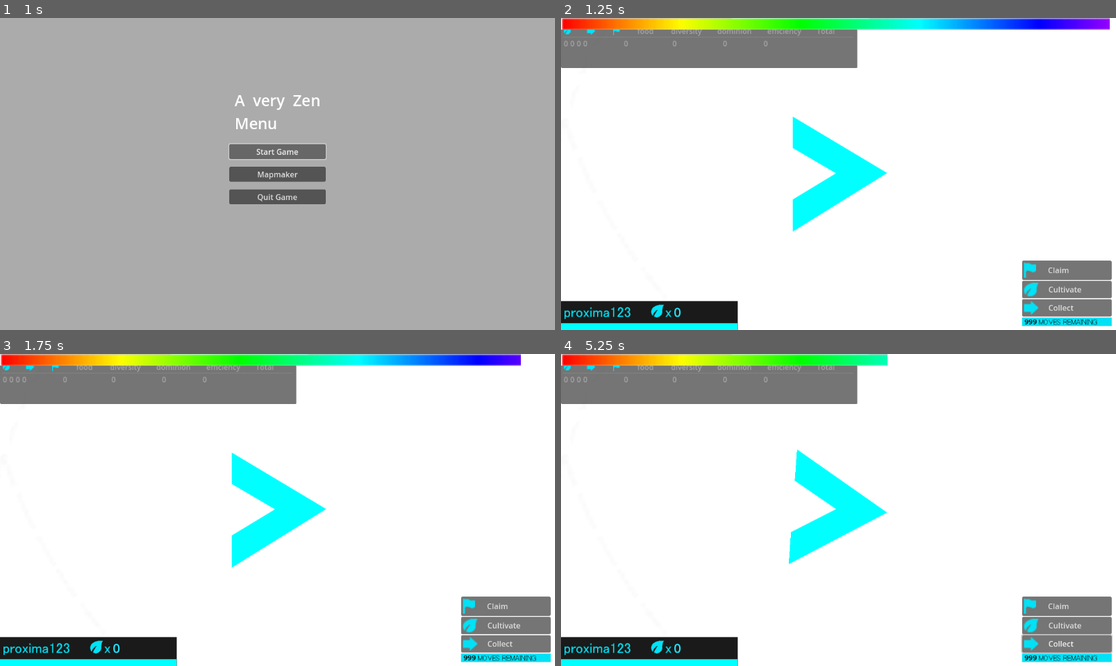
Above: before the commit, frames 1-4 (two rows, left to right).
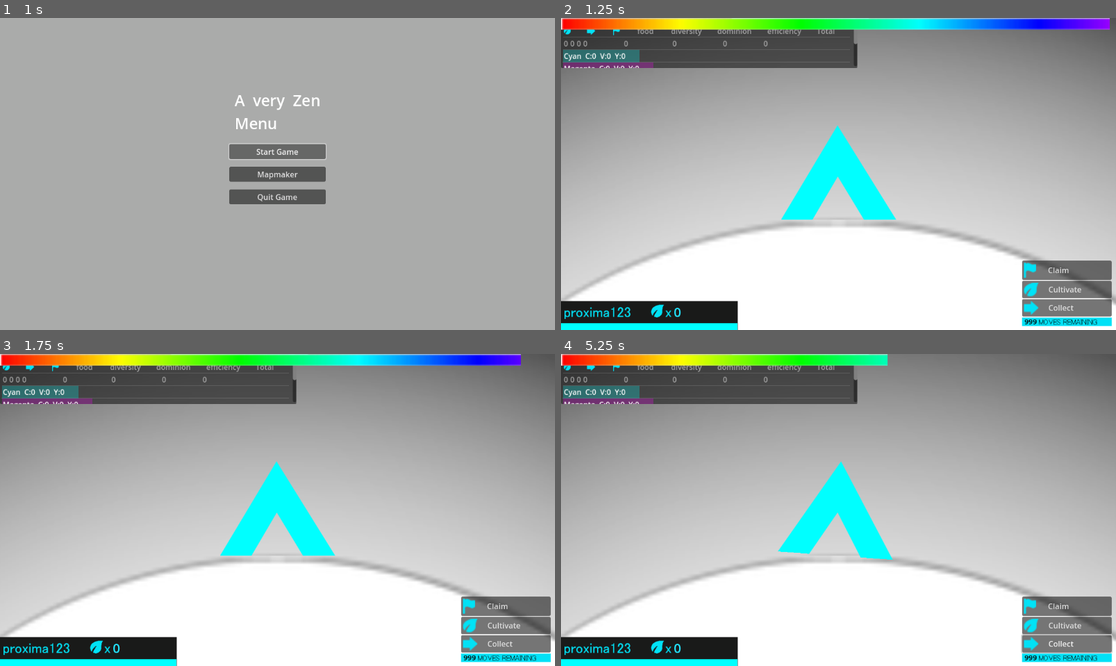
Above: after the commit, the same moments.

Repository: phyto99/Centauri
Game: Godot game, scene res://menu.tscn
Two runs of this game, one before a commit and one after it. Both use one fixed random seed, a clock stepped at 60 frames per second and the inputs below. Sound files missing from this copy of the repository are replaced by a short silence.
Inputs (mouse positions are in pixels of both pictures, inside the frame that each line leads up to):
- Up to frame 1 (1 s): click "Start Game" at 0.5 s
- Up to frame 2 (1.25 s): no input
- Up to frame 3 (1.75 s): tap Enter at 1.25 s; drag from (283, 510) to (333, 441) at 1.27 s
- Up to frame 4 (5.25 s): click "Claim" at 2 s; click "Cultivate" at 2.75 s; click "Collect" at 3.5 s; drag from (727, 525) to (838, 510) at 4.27 s; move the mouse to (894, 441) at 5.02 s; hold D (rotate_right) from 5.03 s (still down); tap 1 (claim) at 5.1 s; click (894, 441) at 5.17 s

Frame 1 is identical in both runs. In frame 2, 69% of the frame differs, in the area x 0-100%, y 0-93%; in frame 3, 69%; in frame 4, 70%.

Commit message:
feat(gameplay): per-team colors, leaderboard rows, correct actions
- Extend PlanetBuilder.team_colors to 7 entries matching player.gd;
  team_ids >=4 no longer wrap back to cyan
- Single source of truth: item_list and planet_tooltip read colors
  from planet.team_colors instead of their own stale arrays
- _input gates on camera-active player landed on *this* planet before
  acting; team_id locked at top of click handler, not mid-mutation
- ui._get_landed_planet returns active player's planet only, fixing
  claim/cultivate action being set on the wrong planet
- Black filled circles drawn in _draw between triangle fills and
  grid lines, sized from live texture data
- Triangles filtered to same-team cultivated cells only; colored by
  cell team; drawn before grid lines so lines render on top
- Glow color updates shader param directly (modulate alone had no
  effect due to shader overriding rgb channel)
- apply_team_color_to_stamp handles root-Sprite2D stamps (claim.tscn)
- Cultivate modulate uses Color(1,1,1,alpha); shader owns the rgb
- Leaderboard appends per-team rows after static header items;
  rebuilds on moves/yield/food signals
- planet_tooltip defers node_added check so spawned planets are in
  group before connection attempt
- spawn_players positions all players (existing + new) in one orbital
  ring, tail touching sun edge, nose pointing outward

Diff:
--- a/PlanetBuilder.gd
+++ b/PlanetBuilder.gd
@@ -51,6 +51,7 @@
 
 signal moves_updated(remaining)
 signal yield_updated(count)
+signal team_yield_updated(team_id: int, count: int)
 signal planet_hovered(planet: Node)
 signal planet_unhovered
 
@@ -384,35 +385,41 @@
 		var current_scale = calculate_current_scale()
 		var line_width = 8.0 * current_scale
 
-		# Draw lines for each cell
-		for key1 in grid.keys():
-			var pos1 = grid[key1]["cell"].position
-			for key2 in grid.keys():
-				if key1 != key2 and is_adjacent(grid[key1], grid[key2]):
-					var pos2 = grid[key2]["cell"].position
-
-					# Calculate midpoint between cells
-					var direction = (pos2 - pos1).normalized()
-					var distance = pos1.distance_to(pos2)
-					var half_distance = distance * 0.30
-
-					# Calculate start and end points for the line segment
-					var start_point = pos1 + (direction * half_distance)
-					var end_point = pos1 + (direction * (distance - half_distance))
-
-					# Draw the shortened line
-					draw_line(start_point, end_point, Color.WHITE, line_width)
-
-		# Draw triangles only for cultivated cell groups
+		# Draw triangles first so grid lines render on top
 		for triangle in triangles:
 			var points = PackedVector2Array([
 				grid[triangle[0]]["cell"].position,
 				grid[triangle[1]]["cell"].position,
 				grid[triangle[2]]["cell"].position
 			])
-			var alpha = clamp(0.5 * current_scale, 0.2, 0.5)  #Don't know what this does
-			# You can customize the triangle color here
-			draw_colored_polygon(points, Color(0, 1, 0.5, alpha))
+			var alpha = clamp(0.5 * current_scale, 0.2, 0.5)
+			var tri_team = grid[triangle[0]].get("team_id", team_id)
+			var tri_color = team_colors[tri_team % team_colors.size()]
+			draw_colored_polygon(points, Color(tri_color.r, tri_color.g, tri_color.b, alpha))
+
+		# Draw grid lines on top of triangles
+		for key1 in grid.keys():
+			var pos1 = grid[key1]["cell"].position
+			for key2 in grid.keys():
+				if key1 != key2 and is_adjacent(grid[key1], grid[key2]):
+					var pos2 = grid[key2]["cell"].position
+					var direction = (pos2 - pos1).normalized()
+					var distance = pos1.distance_to(pos2)
+					var half_distance = distance * 0.30
+					var start_point = pos1 + (direction * half_distance)
+					var end_point = pos1 + (direction * (distance - half_distance))
+					draw_line(start_point, end_point, Color.WHITE, line_width)
+
+		# Black filled circles — same size as lattice1 sprite, above lines, below cell sprites
+		var cell_radius := 0.0
+		for k in grid.keys():
+			var cn = grid[k]["cell"]
+			if cn is Sprite2D and cn.texture:
+				cell_radius = cn.texture.get_size().x * 0.5 * cn.scale.x
+				break
+		if cell_radius > 0.0:
+			for k in grid.keys():
+				draw_circle(grid[k]["cell"].position, cell_radius, Color.BLACK)
 
 		# Draw coordinates if needed
 		var font_size = 16.0 * current_scale
@@ -500,53 +507,77 @@
 			return true
 	return false
 
+func _get_active_landed_player() -> Node:
+	# Prefer the player whose camera is active
+	for ship in get_tree().get_nodes_in_group("players"):
+		if not is_instance_valid(ship):
+			continue
+		if ship.get("landed_planet") != self:
+			continue
+		var cam = ship.get_node_or_null("Camera2D")
+		if cam and cam.enabled:
+			return ship
+	# Fallback: any landed player
+	for ship in get_tree().get_nodes_in_group("players"):
+		if is_instance_valid(ship) and ship.get("landed_planet") == self:
+			return ship
+	return null
+
 func _input(event):
 	if editing_mode:
 		return
-	if not _has_landed_player():
+	# Only the camera-active player landing on THIS planet may act
+	var acting_player: Node = null
+	for ship in get_tree().get_nodes_in_group("players"):
+		if not is_instance_valid(ship):
+			continue
+		if ship.get("landed_planet") != self:
+			continue
+		var cam = ship.get_node_or_null("Camera2D")
+		if cam and cam.enabled:
+			acting_player = ship
+			break
+	if acting_player == null:
 		return
+
 	if event is InputEventMouseButton and event.pressed and event.button_index == MOUSE_BUTTON_LEFT:
 		var global_mouse_pos = get_global_mouse_position()
 		var local_mouse_pos = to_local(global_mouse_pos)
 
-		# Quick check if the click is within the collision shape's bounding box
 		var rect = Rect2(collision_shape.polygon[0], Vector2.ZERO)
 		for point in collision_shape.polygon:
 			rect = rect.expand(point)
-
 		if not rect.has_point(local_mouse_pos):
 			return
 
-		# Find the closest hex
 		var closest_hex = find_closest_hex(global_mouse_pos)
-
-		if closest_hex != "":
-			# Invalid move: cell already has the same state as current action
-			var current_cell_state = grid[closest_hex].get("state", CellState.UNCLAIMED)
-			if current_cell_state == current_action:
-				return
-
-			# Check if we have moves remaining
-			if moves_remaining <= 0:
-				return  # No moves left, exit the function
-
-			# Decrement moves remaining
-			moves_remaining -= 1
-			emit_signal("moves_updated", moves_remaining)
-
-			if not closest_hex in claimed_nodes:
-				claimed_nodes.append(closest_hex)
-
-			place_sprite_and_fill(Vector2(
-				float(closest_hex.split(",")[0]),
-				float(closest_hex.split(",")[1])
-			))
-
-			# Only check triangles if we're in cultivated mode
-			if current_action == CellState.CULTIVATED:
-				check_for_triangles()
-
-			queue_redraw()
+		if closest_hex == "":
+			return
+
+		var current_cell_state = grid[closest_hex].get("state", CellState.UNCLAIMED)
+		if current_cell_state == current_action:
+			return
+		if moves_remaining <= 0:
+			return
+
+		# Lock in team and action from the active player before any mutation
+		team_id = acting_player.team_id
+
+		moves_remaining -= 1
+		emit_signal("moves_updated", moves_remaining)
+
+		if not closest_hex in claimed_nodes:
+			claimed_nodes.append(closest_hex)
+
+		place_sprite_and_fill(Vector2(
+			float(closest_hex.split(",")[0]),
+			float(closest_hex.split(",")[1])
+		))
+
+		if current_action == CellState.CULTIVATED:
+			check_for_triangles()
+
+		queue_redraw()
 
 # Add point in polygon test function
 func is_point_in_polygon(point: Vector2, polygon: PackedVector2Array) -> bool:
@@ -580,6 +611,8 @@
 	animation_timer.start()
 
 var yield_count: int = 0
+var team_yield_counts: Dictionary = {}
+
 func _on_animation_timer_timeout():
 	var current_time = Time.get_ticks_msec() / 1000.0
 
@@ -602,15 +635,21 @@
 						# Animation completed a cycle, increment yield
 						yield_count += 1
 						emit_signal("yield_updated", yield_count)
+						var cell_team = cell_data.get("team_id", team_id)
+						team_yield_counts[cell_team] = team_yield_counts.get(cell_team, 0) + 1
+						emit_signal("team_yield_updated", cell_team, team_yield_counts[cell_team])
 
 					# Store current progress for next frame comparison
 					cell_data["last_progress"] = progress
 
-					# Apply team color to overlay sprite as well
-					var team_color = team_colors[cell_data.get("team_id", team_id) % team_colors.size()]
+					# Shader handles color; update param each frame in case team changed
+					var cell_team_id = cell_data.get("team_id", team_id)
+					var cell_team_color = team_colors[cell_team_id % team_colors.size()]
+					if overlay_sprite.material is ShaderMaterial:
+						overlay_sprite.material.set_shader_parameter("team_color", cell_team_color)
 					overlay_sprite.visible = true
 					overlay_sprite.scale = Vector2.ONE
-					overlay_sprite.modulate = Color(team_color.r, team_color.g, team_color.b, 0.7)
+					overlay_sprite.modulate = Color(1, 1, 1, 0.7)
 
 					# Animate main sprite (scale from 0% to 100% and reset)
 					var scale_factor = lerp(0.01, 1.0, progress)
@@ -623,10 +662,13 @@
 #var team_color = get_node("CameraController").team_color
 var team_id = 0  # Default team ID
 var team_colors = [
-	Color(0, 1, 1, 1),  # Cyan
-	Color(1, 0, 1, 1),  # Magenta
-	Color(1, 1, 0, 1),  # Yellow
-	Color(1, 0, 0, 1)   # Red
+	Color(0, 1, 1, 1),      # Cyan     (team 0)
+	Color(1, 0, 1, 1),      # Magenta  (team 1)
+	Color(0, 1, 0, 1),      # Lime     (team 2)
+	Color(1, 1, 0, 1),      # Yellow   (team 3)
+	Color(0, 0, 1, 1),      # Blue     (team 4)
+	Color(1, 0, 0, 1),      # Red      (team 5)
+	Color(0, 0.5, 0, 1),    # DkGreen  (team 6)
 ]
 func set_team_color(id):
 	team_id = id
@@ -666,14 +708,11 @@
 	if current_action == CellState.CULTIVATED:
 		var main_sprite = stamp.get_child(0)
 		var overlay_sprite = stamp.get_child(1)
-
-		# Use team color with transparency for cultivated state
-		var team_color = team_colors[team_id % team_colors.size()]
-		main_sprite.modulate = Color(team_color.r, team_color.g, team_color.b, 0.5)
+		# Shader handles RGB — modulate controls alpha only
+		main_sprite.modulate = Color(1, 1, 1, 0.5)
 		main_sprite.scale = Vector2.ONE * 0.01
-
 		overlay_sprite.visible = true
-		overlay_sprite.modulate = Color(team_color.r, team_color.g, team_color.b, 0.7)  # Apply team color here
+		overlay_sprite.modulate = Color(1, 1, 1, 0.7)
 		overlay_sprite.scale = Vector2.ONE
 
 		cell_data["animation_start_time"] = Time.get_ticks_msec() / 1000.0
@@ -698,31 +737,53 @@
 	# Only show glow if there are claimed (not cultivated) cells
 	glow_sprite.visible = has_claimed_cells
 
-	# Apply team color to glow sprite as well
 	if glow_sprite.visible:
-		glow_sprite.modulate = team_colors[team_id % team_colors.size()]
+		_set_glow_color(_get_dominant_claim_color())
+
+func _set_glow_color(color: Color) -> void:
+	glow_sprite.modulate = color
+	if glow_sprite.material is ShaderMaterial:
+		glow_sprite.material.set_shader_parameter("team_color", color)
+
+func _get_dominant_claim_color() -> Color:
+	var counts: Dictionary = {}
+	var first_team: int = -1
+	for key in claimed_nodes:
+		if not grid.has(key):
+			continue
+		var cell = grid[key]
+		if cell.get("state", 0) != CellState.CLAIMED:
+			continue
+		var tid: int = cell.get("team_id", 0)
+		if first_team == -1:
+			first_team = tid
+		counts[tid] = counts.get(tid, 0) + 1
+	if counts.is_empty():
+		return team_colors[team_id % team_colors.size()]
+	var best_tid: int = first_team
+	var best_count: int = -1
+	for tid in counts:
+		if counts[tid] > best_count:
+			best_count = counts[tid]
+			best_tid = tid
+	return team_colors[best_tid % team_colors.size()]
+
+func _tint_sprite(node: Node, color: Color) -> void:
+	if not node is Sprite2D:
+		return
+	if node.material is ShaderMaterial:
+		var mat: ShaderMaterial = node.material.duplicate()
+		node.material = mat
+		mat.set_shader_parameter("team_color", color)
+	else:
+		node.modulate = color
 
 func apply_team_color_to_stamp(stamp: Node):
-	if stamp.get_child_count() < 1:
-		return
-
-	var team_color = team_colors[team_id % team_colors.size()]
-
-	# Apply to all children of the stamp
+	var color = team_colors[team_id % team_colors.size()]
+	# The stamp root may itself be the Sprite2D (e.g. claim.tscn)
+	_tint_sprite(stamp, color)
 	for i in range(stamp.get_child_count()):
-		var sprite = stamp.get_child(i)
-		if sprite is Sprite2D:
-			# Check if the sprite has a shader material
-			if sprite.material is ShaderMaterial:
-				# Create a unique material instance for each sprite
-				var material = sprite.material.duplicate()
-				sprite.material = material
-
-				# Set the team color shader parameter
-				material.set_shader_parameter("team_color", team_color)
-			else:
-				# If no shader material, use modulate as fallback
-				sprite.modulate = team_color
+		_tint_sprite(stamp.get_child(i), color)
 
 func update_stamp_appearance(stamp: Node, state: CellState):
 	if stamp.get_child_count() < 2:
@@ -741,12 +802,10 @@
 			main_sprite.scale = Vector2.ONE
 
 		CellState.CULTIVATED:
-			# Use the team color with transparency for cultivated state
-			main_sprite.modulate = Color(team_color.r, team_color.g, team_color.b, 0.5)
-			main_sprite.scale = Vector2.ONE * 0.01  # Start tiny
-
+			main_sprite.modulate = Color(1, 1, 1, 0.5)
+			main_sprite.scale = Vector2.ONE * 0.01
 			overlay_sprite.visible = true
-			overlay_sprite.modulate = Color(team_color.r, team_color.g, team_color.b, 0.7)  # Apply team color
+			overlay_sprite.modulate = Color(1, 1, 1, 0.7)
 			overlay_sprite.scale = Vector2.ONE
 
 func update_all_stamps():
@@ -765,7 +824,7 @@
 
 	# Also update glow_sprite color if visible
 	if glow_sprite.visible:
-		glow_sprite.modulate = team_colors[team_id % team_colors.size()]
+		_set_glow_color(_get_dominant_claim_color())
 
 # Remove unused coordinate conversion functions since we're using simple distance checks
 func pixel_to_hex(pixel: Vector2) -> Vector2:
@@ -823,7 +882,7 @@
 	if adjacency_cache.is_empty() or claimed_nodes.size() % 5 == 0:
 		cache_adjacent_cells()
 
-	# Collect all cultivated cells and verify they exist in the grid
+	# Collect all cultivated cells grouped by team
 	for key in claimed_nodes:
 		if grid.has(key) and \
 		   grid[key].has("state") and \
@@ -866,9 +925,13 @@
 			if adj_node in adjacency_cache[node2] and cultivated_cache.get(adj_node, false):
 				common_adjacents.append(adj_node)
 
-		# Add triangles for any common adjacents
+		# Add triangles for any common adjacents — same team only
 		for node3 in common_adjacents:
-			# Sort the nodes to avoid duplicates
+			var t1 = grid[node1].get("team_id", -1)
+			var t2 = grid[node2].get("team_id", -1)
+			var t3 = grid[node3].get("team_id", -1)
+			if t1 != t2 or t2 != t3:
+				continue
 			var triangle = [node1, node2, node3]
 			triangle.sort()
 			triangles.append(triangle)
--- a/item_list.gd
+++ b/item_list.gd
@@ -1,4 +1,20 @@
 extends ItemList
+
+const TEAM_NAMES = ["Cyan", "Magenta", "Lime", "Yellow", "Blue", "Red", "DkGreen"]
+
+# Read team color from PlanetBuilder (single source of truth — add colors there)
+func _team_color(tid: int) -> Color:
+	for planet in get_tree().get_nodes_in_group("planets"):
+		var colors = planet.get("team_colors")
+		if colors and colors.size() > 0:
+			return colors[tid % colors.size()]
+	return Color(1, 1, 1)
+
+# Per-team yield accumulated from planet signals
+var _team_yields: Dictionary = {}
+
+# Items 0–15 are the static header defined in the scene; team rows start here
+const _TEAM_ROW_START = 16
 
 func _ready() -> void:
 	get_tree().node_added.connect(_on_node_added)
@@ -7,6 +23,7 @@
 	_update_yield_total()
 	_update_food_total()
 	_update_claimed_planets()
+	_rebuild_team_rows()
 
 func _connect_planet(planet: Node) -> void:
 	if not planet.has_signal("yield_updated"):
@@ -15,8 +32,10 @@
 		planet.yield_updated.connect(_update_yield_total.unbind(1))
 	if planet.has_signal("food_updated") and not planet.food_updated.is_connected(_update_food_total):
 		planet.food_updated.connect(_update_food_total.unbind(1))
-	if planet.has_signal("moves_updated") and not planet.moves_updated.is_connected(_update_claimed_planets):
-		planet.moves_updated.connect(_update_claimed_planets.unbind(1))
+	if planet.has_signal("moves_updated") and not planet.moves_updated.is_connected(_on_moves_updated):
+		planet.moves_updated.connect(_on_moves_updated.unbind(1))
+	if planet.has_signal("team_yield_updated") and not planet.team_yield_updated.is_connected(_on_team_yield_updated):
+		planet.team_yield_updated.connect(_on_team_yield_updated)
 
 func _on_node_added(node: Node) -> void:
 	_connect_deferred.call_deferred(node)
@@ -27,6 +46,7 @@
 		_update_yield_total()
 		_update_food_total()
 		_update_claimed_planets()
+		_rebuild_team_rows()
 
 func _update_yield_total() -> void:
 	var total = 0
@@ -40,13 +60,83 @@
 		total += planet.food
 	set_item_text(9, str(total))
 
+func _on_moves_updated() -> void:
+	_update_claimed_planets()
+	_rebuild_team_rows()
+
 func _update_claimed_planets() -> void:
 	var count = 0
 	for planet in get_tree().get_nodes_in_group("planets"):
 		if planet.get("is_sun"):
 			continue
 		for cell in planet.grid.values():
-			if cell.get("team_id", -1) == 0 and cell.get("state", 0) > 0:
+			if cell.get("state", 0) > 0:
 				count += 1
 				break
 	set_item_text(10, str(count))
+
+func _on_team_yield_updated(team_id: int, _count: int) -> void:
+	var total = 0
+	for planet in get_tree().get_nodes_in_group("planets"):
+		total += planet.team_yield_counts.get(team_id, 0)
+	_team_yields[team_id] = total
+	_rebuild_team_rows()
+
+func _get_active_team_count() -> int:
+	var max_id = -1
+	for ship in get_tree().get_nodes_in_group("players"):
+		var tid = ship.get("team_id")
+		if tid != null and tid > max_id:
+			max_id = tid
+	for planet in get_tree().get_nodes_in_group("planets"):
+		if planet.get("is_sun"):
+			continue
+		for cell in planet.grid.values():
+			var tid = cell.get("team_id", -1)
+			if tid > max_id:
+				max_id = tid
+	return max_id + 1
+
+func _get_team_stats(tid: int) -> Dictionary:
+	var claimed = 0
+	var cultivated = 0
+	for planet in get_tree().get_nodes_in_group("planets"):
+		if planet.get("is_sun"):
+			continue
+		for cell in planet.grid.values():
+			if cell.get("team_id", -1) == tid:
+				var state = cell.get("state", 0)
+				if state == 1:
+					claimed += 1
+				elif state == 2:
+					cultivated += 1
+	return {"claimed": claimed, "cultivated": cultivated}
+
+func _rebuild_team_rows() -> void:
+	# Remove previous team rows from the end (items 16+)
+	while item_count > _TEAM_ROW_START:
+		remove_item(item_count - 1)
+
+	var team_count = _get_active_team_count()
+	if team_count <= 0:
+		team_count = 1
+
+	for t in range(team_count):
+		var color: Color = _team_color(t)
+		var name: String = TEAM_NAMES[t % TEAM_NAMES.size()]
+		var stats = _get_team_stats(t)
+		var yield_val = _team_yields.get(t, 0)
+
+		var text = "%s  C:%d  V:%d  Y:%d" % [name, stats["claimed"], stats["cultivated"], yield_val]
+		add_item(text)
+		var row_start = item_count - 1
+		set_item_selectable(row_start, false)
+		set_item_custom_bg_color(row_start, Color(color.r, color.g, color.b, 0.25))
+		set_item_custom_fg_color(row_start, Color(1, 1, 1, 1))
+
+		# Fill the remaining 7 columns so the row spans the full width (max_columns = 8)
+		for _i in range(7):
+			add_item("")
+			var fill_idx = item_count - 1
+			set_item_selectable(fill_idx, false)
+			set_item_custom_bg_color(fill_idx, Color(color.r, color.g, color.b, 0.25))
--- a/main.gd
+++ b/main.gd
@@ -11,12 +11,34 @@
 	var sun = get_tree().get_nodes_in_group("sun_planet").front()
 	if not sun or not player_scene:
 		return
+
+	# Derive how far the ship's back edge is from its origin
+	var back_dist := 95.0
+	var probe := player_scene.instantiate()
+	var cpoly := probe.get_node_or_null("CollisionPolygon2D")
+	if cpoly:
+		var min_x := INF
+		for pt: Vector2 in cpoly.polygon:
+			min_x = min(min_x, pt.x)
+		back_dist = -(min_x + cpoly.position.x)
+	probe.free()
+
+	var existing := get_tree().get_nodes_in_group("players")
+	var total    := existing.size() + player_count
+	var spawn_r: float = sun.surface_radius + back_dist
+
+	for i in range(existing.size()):
+		var angle := i * TAU / total - PI / 2.0
+		existing[i].global_position = sun.global_position + Vector2.from_angle(angle) * spawn_r
+		existing[i].rotation = angle
+
 	for i in range(player_count):
-		var angle := i * TAU / player_count - PI / 2.0
+		var angle := (existing.size() + i) * TAU / total - PI / 2.0
 		var p := player_scene.instantiate()
-		p.team_id = i
+		p.team_id = existing.size() + i
 		add_child(p)
-		p.global_position = sun.global_position + Vector2.from_angle(angle) * sun.surface_radius
+		p.global_position = sun.global_position + Vector2.from_angle(angle) * spawn_r
+		p.rotation = angle
 
 func spawn_random_planets() -> void:
 	var sun = get_tree().get_nodes_in_group("sun_planet").front()
--- a/planet_tooltip.gd
+++ b/planet_tooltip.gd
@@ -175,6 +175,9 @@
 		_connect_planet(planet)
 
 func _on_node_added(node: Node) -> void:
+	_connect_deferred.call_deferred(node)
+
+func _connect_deferred(node: Node) -> void:
 	if node.is_in_group("planets"):
 		_connect_planet(node)
 
@@ -196,13 +199,8 @@
 
 	_planet = planet
 
-	var team_colors = [
-		Color(0, 1, 1),
-		Color(1, 0, 1),
-		Color(1, 1, 0),
-		Color(1, 0, 0),
-	]
-	_team_color = team_colors[planet.team_id % team_colors.size()]
+	var colors = planet.get("team_colors")
+	_team_color = colors[planet.team_id % colors.size()] if colors else Color(1, 1, 1)
 	_refresh_team_color()
 
 	_name_label.text = "Planet " + planet.planet_name if planet.get("planet_name") else "Planet"
--- a/ui.gd
+++ b/ui.gd
@@ -42,9 +42,15 @@
 
 func _get_landed_planet() -> Node:
 	for ship in get_tree().get_nodes_in_group("players"):
+		if not is_instance_valid(ship):
+			continue
+		var cam = ship.get_node_or_null("Camera2D")
+		if not (cam and cam.enabled):
+			continue
 		var p = ship.get("landed_planet")
 		if p != null and is_instance_valid(p):
 			return p
+		return null  # active player exists but isn't landed
 	return null
 
 func _on_claim_pressed():
